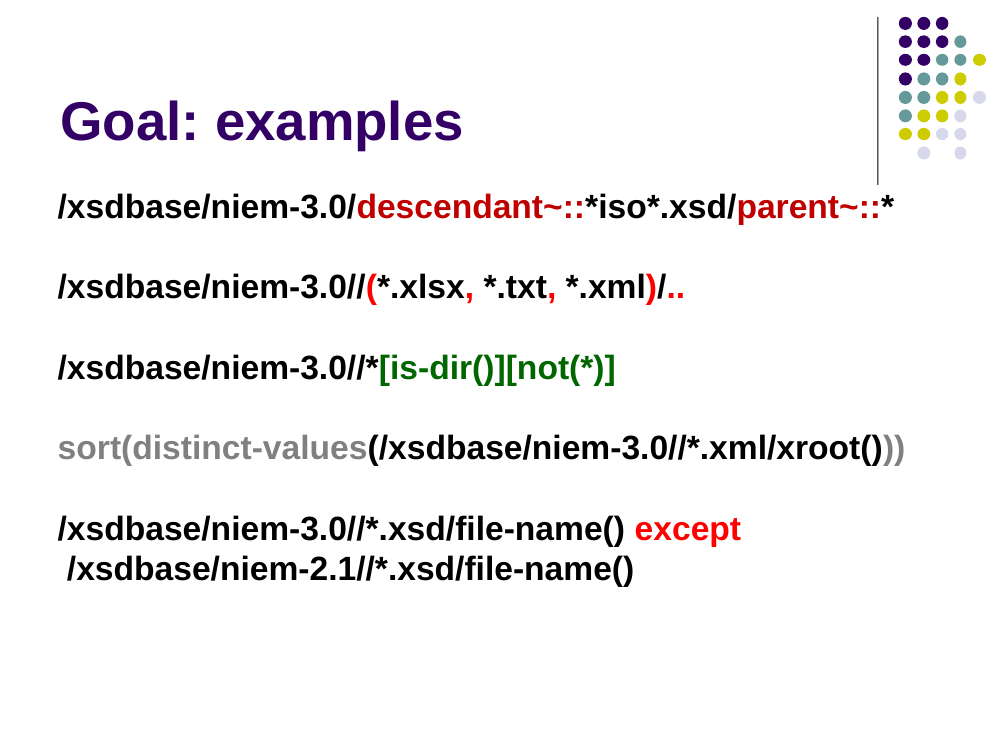
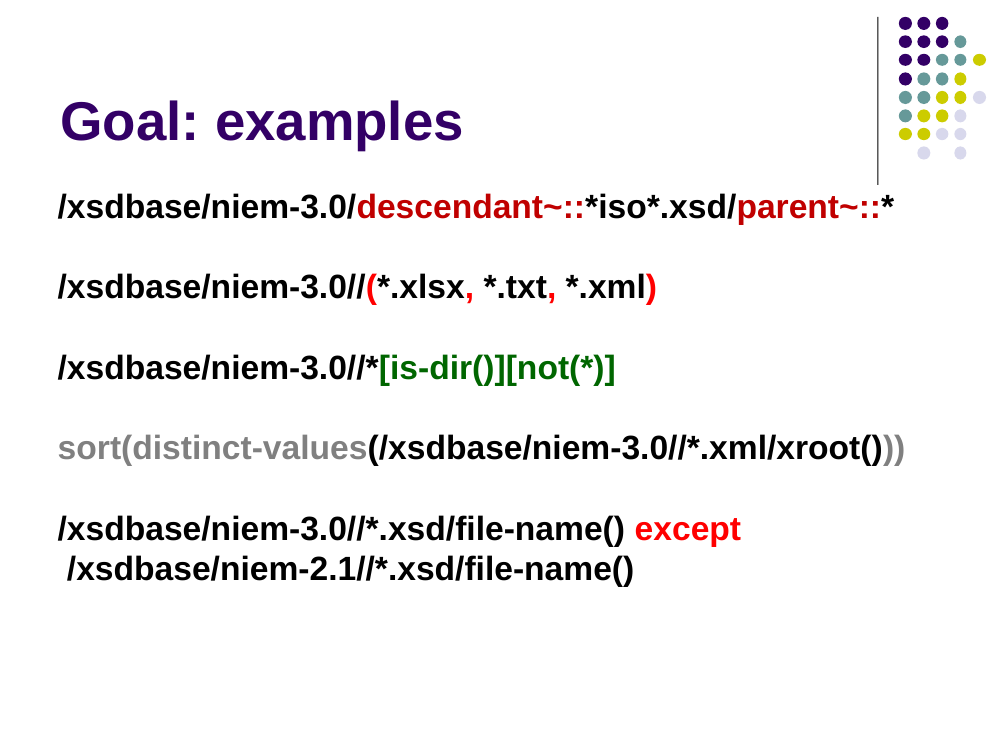
Before and after one commit to hrennau/foxpath, a slide deck: slide 4 of doc/foxpath.pptx. Drawn at 1008x756 pixels with LibreOffice and Linux fonts; fonts in the diff are those of the drawing. Boxes give left, top, right and bottom in pixels: in the first picture for what was removed or moved away, otherwise in the second. Text is boxed around its words. In the diff, an @@ line names an element or a change of style, - is before the commit and + after.

```diff
--- a/doc/foxpath.pptx
+++ b/doc/foxpath.pptx
@@ text at (58,273,658,305): text changed @@
-/xsdbase/niem-3.0//(*.xlsx, *.txt, *.xml)/..
+/xsdbase/niem-3.0//(*.xlsx, *.txt, *.xml)
```
Also in this commit, not shown: 6 other slides changed, 2 slides added, 1 slide removed, 2 other files.
